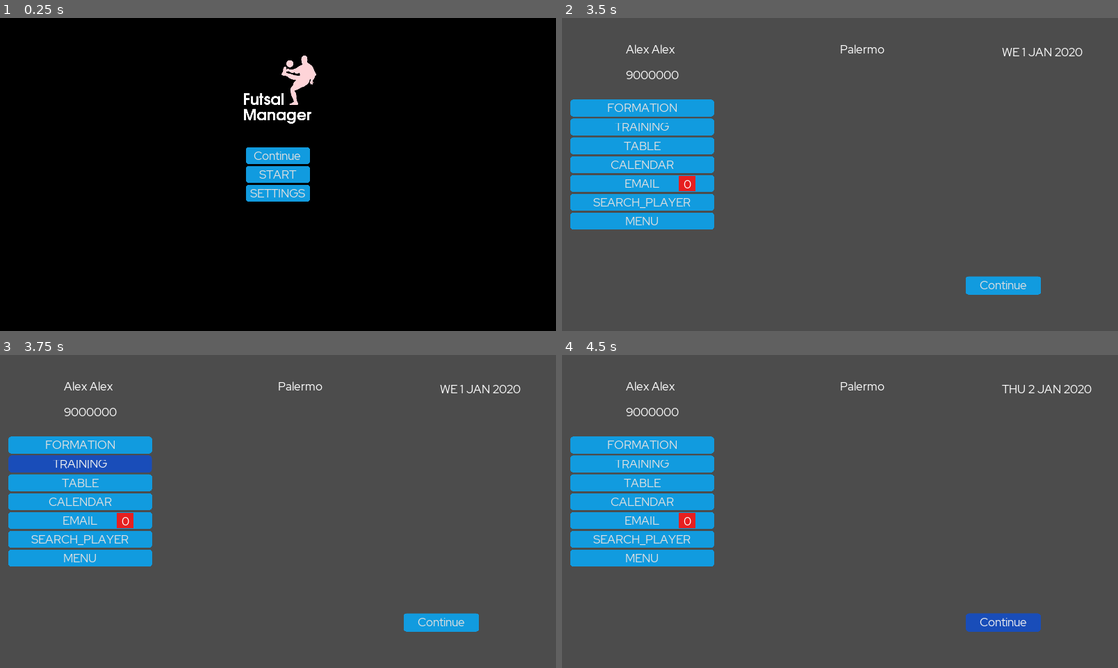
Above: before the commit, frames 1-4 (two rows, left to right).
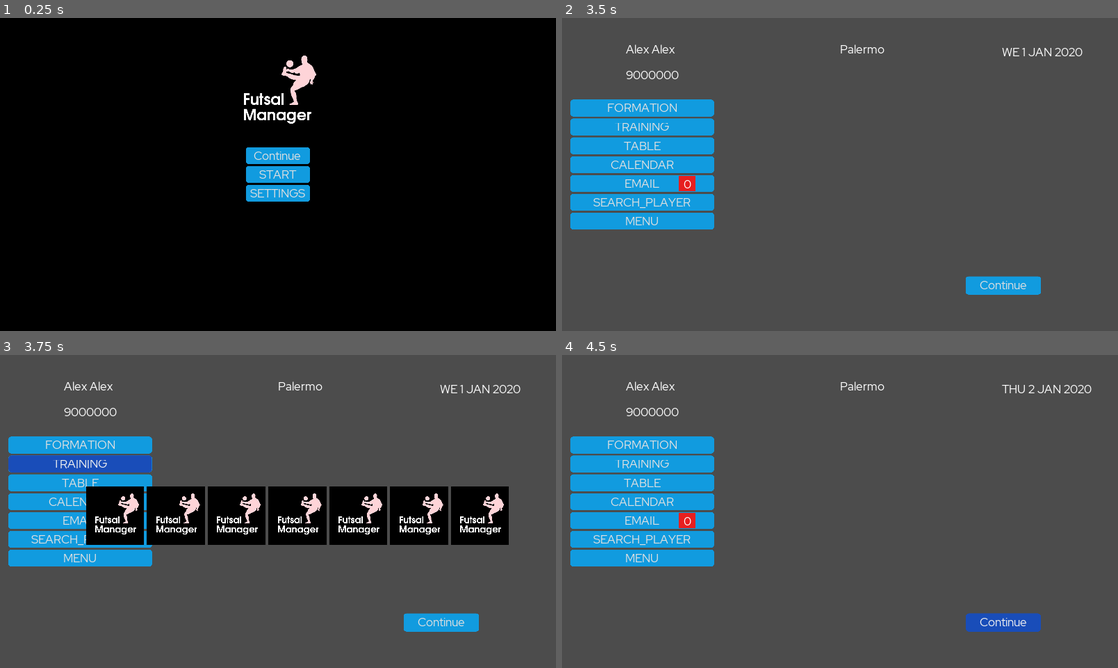
Above: after the commit, the same moments.

Repository: dulvui/futsal-manager
Game: Godot game, scene res://src/screens/splash/SplashScreen.tscn
The game is run twice, just before and just after one commit, with the same random seed, the same clock (stepped at 60 frames per second) and the same inputs.
Inputs (mouse positions are in pixels of both pictures, inside the frame that each line leads up to):
- Up to frame 1 (0.25 s): no input
- Up to frame 2 (3.5 s): click "START" at 0.5 s; click (867, 140) at 1.27 s; type "Alex" at 1.35 s; click (867, 165) at 1.5 s; type "Alex" at 1.58 s; click "Continue" at 2 s; click "Palermo" at 2.75 s
- Up to frame 3 (3.75 s): click "TRAINING" at 3.5 s
- Up to frame 4 (4.5 s): click "Continue" at 4.25 s

Frames 1-2 are identical in both runs. In frame 3, 14% of the frame differs, in the area x 1-92%, y 32-61%; in frame 4, nothing differs.

Commit message:
minimal training screen with week days

Diff:
--- a/game/src/screens/dashboard/Dashboard.gd
+++ b/game/src/screens/dashboard/Dashboard.gd
@@ -28,7 +28,7 @@
 
 
 func _on_Training_pressed():
-	pass # Replace with function body.
+	$TrainingPopup.popup_centered()
 
 
 func _on_Formation_pressed():
--- a/game/src/screens/dashboard/Dashboard.tscn
+++ b/game/src/screens/dashboard/Dashboard.tscn
@@ -9,6 +9,7 @@
 [ext_resource path="res://src/ui-components/table/Table.tscn" type="PackedScene" id=7]
 [ext_resource path="res://src/ui-components/transfers/player-offer/PlayerOffer.tscn" type="PackedScene" id=8]
 [ext_resource path="res://src/ui-components/transfers/contract-offer/ContractOffer.tscn" type="PackedScene" id=9]
+[ext_resource path="res://src/ui-components/tranining/Training.tscn" type="PackedScene" id=10]
 
 [sub_resource type="StyleBoxFlat" id=1]
 bg_color = Color( 0.905882, 0.121569, 0.121569, 1 )
@@ -201,6 +202,14 @@
 anchor_bottom = 1.0
 
 [node name="ContractOffer" parent="ContractPopup" instance=ExtResource( 9 )]
+
+[node name="TrainingPopup" type="Popup" parent="."]
+anchor_right = 1.0
+anchor_bottom = 1.0
+margin_right = -320.0
+margin_bottom = -680.0
+
+[node name="Training" parent="TrainingPopup" instance=ExtResource( 10 )]
 [connection signal="pressed" from="Buttons/Formation" to="." method="_on_Formation_pressed"]
 [connection signal="pressed" from="Buttons/Training" to="." method="_on_Training_pressed"]
 [connection signal="pressed" from="Buttons/Table" to="." method="_on_Table_pressed"]
--- /dev/null
+++ b/game/src/ui-components/tranining/Training.gd
@@ -0,0 +1,16 @@
+extends Control
+
+
+# Declare member variables here. Examples:
+# var a = 2
+# var b = "text"
+
+
+# Called when the node enters the scene tree for the first time.
+func _ready():
+	pass # Replace with function body.
+
+
+# Called every frame. 'delta' is the elapsed time since the previous frame.
+#func _process(delta):
+#	pass
--- /dev/null
+++ b/game/src/ui-components/tranining/Training.tscn
@@ -0,0 +1,87 @@
+[gd_scene load_steps=3 format=2]
+
+[ext_resource path="res://src/ui-components/tranining/Training.gd" type="Script" id=1]
+[ext_resource path="res://src/ui-components/tranining/training_day/TrainingDay.tscn" type="PackedScene" id=2]
+
+[node name="Training" type="Control"]
+anchor_right = 1.0
+anchor_bottom = 1.0
+margin_left = 208.0
+margin_top = 224.0
+margin_right = -112.0
+margin_bottom = -456.0
+script = ExtResource( 1 )
+__meta__ = {
+"_edit_use_anchors_": false
+}
+
+[node name="Week" type="GridContainer" parent="."]
+anchor_left = 0.5
+anchor_top = 0.5
+anchor_right = 0.5
+anchor_bottom = 0.5
+margin_left = -712.0
+margin_top = -112.0
+margin_right = 758.0
+margin_bottom = 88.0
+custom_constants/hseparation = 210
+columns = 7
+__meta__ = {
+"_edit_use_anchors_": false
+}
+
+[node name="TrainingDay" parent="Week" instance=ExtResource( 2 )]
+anchor_right = 0.0
+anchor_bottom = 0.0
+margin_left = 0.0
+margin_top = 0.0
+margin_right = 0.0
+margin_bottom = 0.0
+
+[node name="TrainingDay2" parent="Week" instance=ExtResource( 2 )]
+anchor_right = 0.0
+anchor_bottom = 0.0
+margin_left = 210.0
+margin_top = 0.0
+margin_right = 210.0
+margin_bottom = 0.0
+
+[node name="TrainingDay3" parent="Week" instance=ExtResource( 2 )]
+anchor_right = 0.0
+anchor_bottom = 0.0
+margin_left = 420.0
+margin_top = 0.0
+margin_right = 420.0
+margin_bottom = 0.0
+
+[node name="TrainingDay4" parent="Week" instance=ExtResource( 2 )]
+anchor_right = 0.0
+anchor_bottom = 0.0
+margin_left = 630.0
+margin_top = 0.0
+margin_right = 630.0
+margin_bottom = 0.0
+
+[node name="TrainingDay5" parent="Week" instance=ExtResource( 2 )]
+anchor_right = 0.0
+anchor_bottom = 0.0
+margin_left = 840.0
+margin_top = 0.0
+margin_right = 840.0
+margin_bottom = 0.0
+
+[node name="TrainingDay6" parent="Week" instance=ExtResource( 2 )]
+anchor_right = 0.0
+anchor_bottom = 0.0
+margin_left = 1050.0
+margin_top = 0.0
+margin_right = 1050.0
+margin_bottom = 0.0
+
+[node name="TrainingDay7" parent="Week" instance=ExtResource( 2 )]
+anchor_right = 0.0
+anchor_bottom = 0.0
+margin_left = 1260.0
+margin_top = 0.0
+margin_right = 1260.0
+margin_bottom = 0.0
--- /dev/null
+++ b/game/src/ui-components/tranining/training_day/TrainingDay.tscn
@@ -0,0 +1,19 @@
+[gd_scene load_steps=2 format=2]
+
+[ext_resource path="res://icon.png" type="Texture" id=1]
+
+[node name="TrainingDay" type="Control"]
+anchor_right = 1.0
+anchor_bottom = 1.0
+margin_left = 336.0
+margin_top = 288.0
+margin_right = -1384.0
+margin_bottom = -592.0
+__meta__ = {
+"_edit_use_anchors_": false
+}
+
+[node name="Sprite" type="Sprite" parent="."]
+position = Vector2( 101, 102 )
+scale = Vector2( 0.391, 0.391 )
+texture = ExtResource( 1 )
Not shown: 1 places in game/src/screens/dashboard/Dashboard.tscn that only renumber resources
